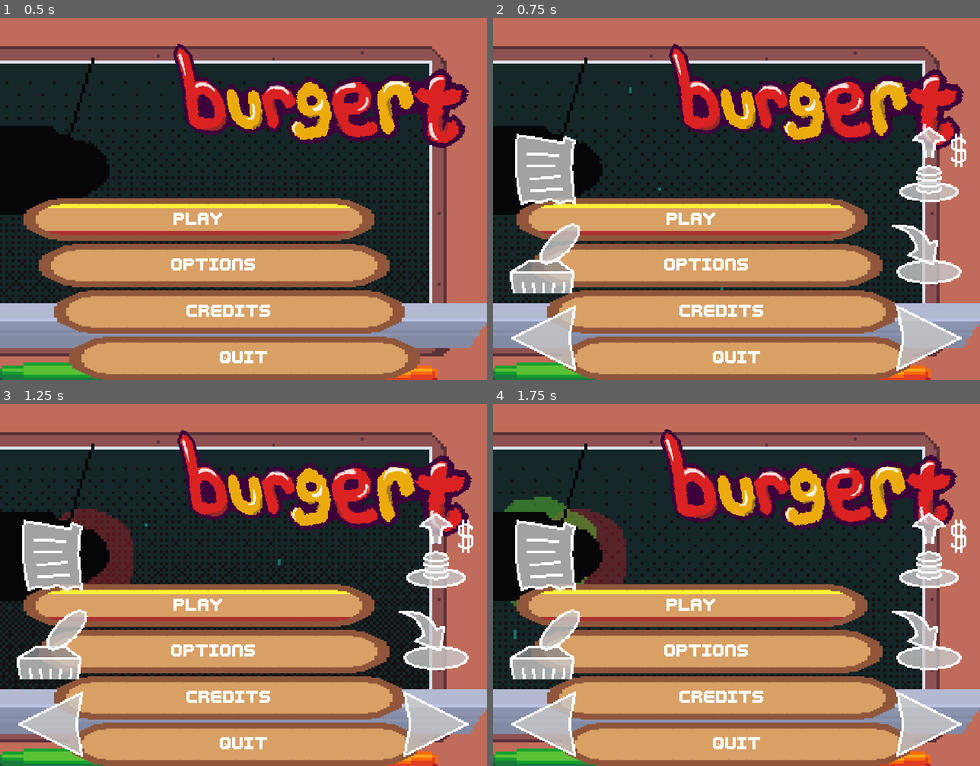
Above: before the commit, frames 1-4 (two rows, left to right).
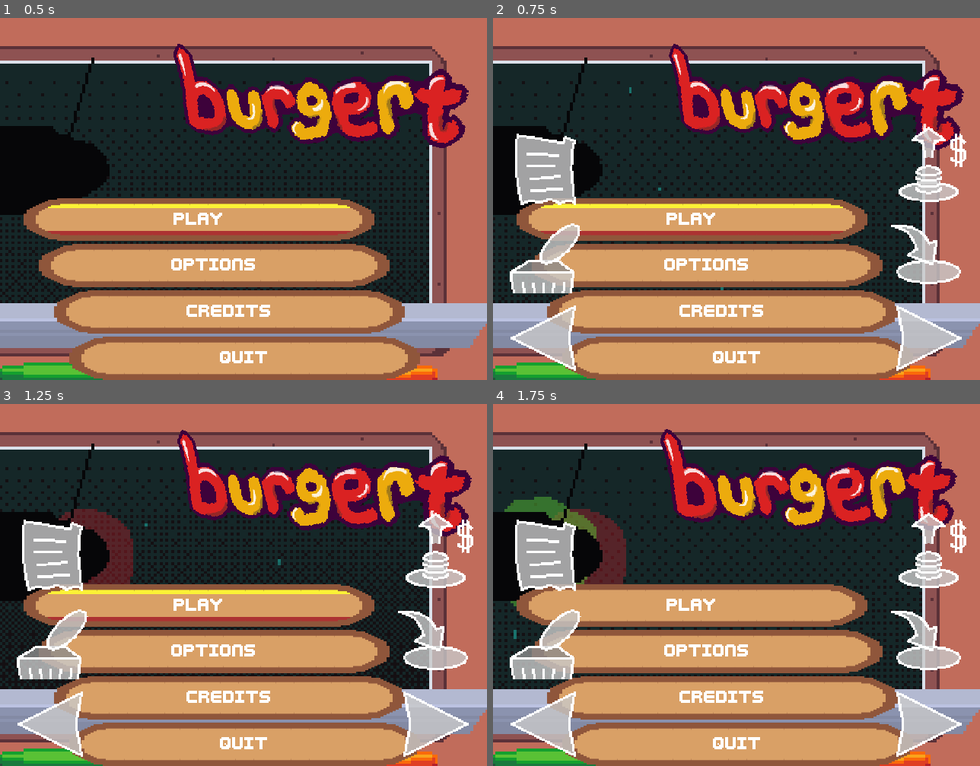
Above: after the commit, the same moments.

Repository: LettucePie/burgert
Game: Godot game, scene res://scenes/play.tscn
Two runs of this game, one before a commit and one after it. Both use one fixed random seed, a clock stepped at 60 frames per second and the inputs below. Sound files missing from this copy of the repository are replaced by a short silence.
Inputs (mouse positions are in pixels of both pictures, inside the frame that each line leads up to):
- Up to frame 1 (0.5 s): no input
- Up to frame 2 (0.75 s): click "Play" at 0.5 s
- Up to frame 3 (1.25 s): no input
- Up to frame 4 (1.75 s): click (541, 552) at 1.27 s

Frame 1 is identical in both runs. In frame 2, 0.2% of the frame differs, in the area x 3-98%, y 30-98%; in frame 3, 0.2%; in frame 4, 1.6%.

Commit message:
losing my mind trying to push events from gui to game

Diff:
--- a/scenes/game_container.gd
+++ b/scenes/game_container.gd
@@ -1,9 +1,10 @@
 extends Control
 class_name GameContainer
 
+var play : Play
 @export var portal : SubViewport
 @export var render : TextureRect
-@export var touch_controls : Control
+@export var touch_controls : TouchInputs
 @export var touch_gui_lifetime : float = 6.0
 @export var touch_gui_lifetime_curve : Curve
 var last_touch_time : int = 0
@@ -11,6 +12,7 @@
 
 func adopt(game : Play, root : Window):
 	print("Game Container adopting Play/Game: ", game, " with root of: ", root)
+	play = game
 	var mus_progress : float = game.music.get_playback_position()
 	root.remove_child(game)
 	portal.add_child(game)
@@ -20,6 +22,7 @@
 	root.handle_input_locally = false
 	portal.handle_input_locally = true
 	game.main_menu.refocus()
+	touch_controls.pushed_event.connect(game.touch_controls_input)
 	rescale()
 
 
--- a/scenes/game_container.tscn
+++ b/scenes/game_container.tscn
@@ -1,7 +1,7 @@
 [gd_scene load_steps=5 format=3 uid="uid://rsgcpc7pk037"]
 
-[ext_resource type="PackedScene" uid="uid://0fsnbio1axqf" path="res://scenes/ui/touch_input.tscn" id="1_1vfml"]
 [ext_resource type="Script" path="res://scenes/game_container.gd" id="1_nekdu"]
+[ext_resource type="PackedScene" uid="uid://0fsnbio1axqf" path="res://scenes/ui/touch_inputs.tscn" id="2_wff6q"]
 
 [sub_resource type="Curve" id="Curve_c8uva"]
 _data = [Vector2(0.746622, 1), 0.0, 0.0, 0, 0, Vector2(1, 0), 0.0, 0.0, 0, 0]
@@ -22,7 +22,7 @@
 script = ExtResource("1_nekdu")
 portal = NodePath("GameWorldPort")
 render = NodePath("GameWorldRender")
-touch_controls = NodePath("TouchInput")
+touch_controls = NodePath("TouchInputs")
 touch_gui_lifetime_curve = SubResource("Curve_c8uva")
 
 [node name="ColorRect" type="ColorRect" parent="."]
@@ -59,7 +59,8 @@
 mouse_filter = 0
 texture = SubResource("ViewportTexture_416yf")
 
-[node name="TouchInput" parent="." instance=ExtResource("1_1vfml")]
+[node name="TouchInputs" parent="." instance=ExtResource("2_wff6q")]
+process_priority = -1
 layout_mode = 1
 mouse_filter = 2
 
--- a/scenes/play.gd
+++ b/scenes/play.gd
@@ -224,3 +224,10 @@
 		InputMap.action_add_event(cancel_target, ie)
 		if cancel_target == "confirm":
 			InputMap.action_add_event("ui_accept", ie)
+
+
+func touch_controls_input(event):
+	print("Play recieved input event: ", event)
+	#print(is_processing_unhandled_input())
+	set_process_unhandled_input(true)
+	Input.parse_input_event(event)
--- a/scenes/ui/touch_input.tscn
+++ /dev/null
@@ -1,80 +0,0 @@
-[gd_scene load_steps=7 format=3 uid="uid://0fsnbio1axqf"]
-
-[ext_resource type="Texture2D" uid="uid://bt66r43jvigyd" path="res://assets/images/ui/view_order_gui.png" id="1_y8cnf"]
-[ext_resource type="Texture2D" uid="uid://o0a8mc3idhin" path="res://assets/images/ui/trash_sandwhich_gui.png" id="2_3sck6"]
-[ext_resource type="Texture2D" uid="uid://capmpj6qs8lqi" path="res://assets/images/ui/arrow_left_gui.png" id="3_pavhl"]
-[ext_resource type="Texture2D" uid="uid://cwg0uprqg21ri" path="res://assets/images/ui/send_sandwhich_gui.png" id="4_iqoyf"]
-[ext_resource type="Texture2D" uid="uid://bpvglfwnrk7pf" path="res://assets/images/ui/add_ingredient_gui.png" id="5_2dodl"]
-[ext_resource type="Texture2D" uid="uid://ccfyv375hycm3" path="res://assets/images/ui/arrow_right_gui.png" id="6_1n8e5"]
-
-[node name="TouchInput" type="Control"]
-layout_mode = 3
-anchors_preset = 15
-anchor_right = 1.0
-anchor_bottom = 1.0
-grow_horizontal = 2
-grow_vertical = 2
-mouse_filter = 1
-
-[node name="HBoxContainer" type="HBoxContainer" parent="."]
-texture_filter = 1
-layout_mode = 1
-anchors_preset = -1
-anchor_top = 0.3
-anchor_right = 1.0
-anchor_bottom = 1.0
-grow_horizontal = 2
-grow_vertical = 2
-mouse_filter = 2
-
-[node name="LeftEdge" type="VBoxContainer" parent="HBoxContainer"]
-layout_mode = 2
-size_flags_horizontal = 3
-alignment = 2
-
-[node name="ViewOrder" type="TextureRect" parent="HBoxContainer/LeftEdge"]
-layout_mode = 2
-size_flags_vertical = 3
-texture = ExtResource("1_y8cnf")
-stretch_mode = 5
-
-[node name="TrashSandwhich" type="TextureRect" parent="HBoxContainer/LeftEdge"]
-layout_mode = 2
-size_flags_vertical = 3
-texture = ExtResource("2_3sck6")
-stretch_mode = 5
-
-[node name="LeftArrow" type="TextureRect" parent="HBoxContainer/LeftEdge"]
-layout_mode = 2
-size_flags_vertical = 3
-texture = ExtResource("3_pavhl")
-stretch_mode = 5
-
-[node name="Fill" type="Control" parent="HBoxContainer"]
-layout_mode = 2
-size_flags_horizontal = 3
-size_flags_stretch_ratio = 2.73
-mouse_filter = 2
-
-[node name="RightEdge" type="VBoxContainer" parent="HBoxContainer"]
-layout_mode = 2
-size_flags_horizontal = 3
-alignment = 2
-
-[node name="SendSandwhich" type="TextureRect" parent="HBoxContainer/RightEdge"]
-layout_mode = 2
-size_flags_vertical = 3
-texture = ExtResource("4_iqoyf")
-stretch_mode = 5
-
-[node name="AddIngredient" type="TextureRect" parent="HBoxContainer/RightEdge"]
-layout_mode = 2
-size_flags_vertical = 3
-texture = ExtResource("5_2dodl")
-stretch_mode = 5
-
-[node name="RightArrow" type="TextureRect" parent="HBoxContainer/RightEdge"]
-layout_mode = 2
-size_flags_vertical = 3
-texture = ExtResource("6_1n8e5")
-stretch_mode = 5
--- /dev/null
+++ b/scenes/ui/touch_inputs.gd
@@ -0,0 +1,70 @@
+extends Control
+class_name TouchInputs
+
+signal pushed_event(e)
+
+@export var hold_buttons : Array[Button]
+@export var release_buttons : Array[Button]
+
+var left_held : bool = false
+var right_held : bool = false
+var trash_held : bool = false
+
+# Called when the node enters the scene tree for the first time.
+func _ready():
+	for hb in hold_buttons:
+		hb.pressed.connect(_button_held.bind(hb))
+	for rb in release_buttons:
+		rb.button_up.connect(_button_released.bind(rb))
+
+
+# Called every frame. 'delta' is the elapsed time since the previous frame.
+func _process(delta):
+	if left_held or right_held or trash_held:
+		var new_event : InputEventKey = InputEventKey.new()
+		var new_action : InputEventAction = InputEventAction.new()
+		new_event.pressed = true
+		new_action.pressed = true
+		if left_held:
+			new_event.keycode = KEY_LEFT
+			new_action.action = "left"
+		if right_held:
+			new_event.keycode = KEY_RIGHT
+			new_action.action = "right"
+		if trash_held:
+			new_event.keycode = KEY_X
+			new_action.action = "cancel"
+		Input.parse_input_event(new_event)
+		Input.parse_input_event(new_action)
+		#emit_signal("pushed_event", new_event)
+		#emit_signal("pushed_event", new_action)
+
+
+func _button_held(b):
+	print("GUIBUTTON Held: ", b)
+	left_held = b.name == "LeftArrow"
+	right_held = b.name == "RightArrow"
+	trash_held = b.name == "TrashSandwhich"
+
+
+func _button_released(b):
+	print("GUIBUTTON Released: ", b)
+	var new_event : InputEventKey = InputEventKey.new()
+	new_event.pressed = true
+	if b.name == "ViewOrder":
+		new_event.keycode = KEY_C
+	if b.name == "TrashSandwhich":
+		new_event.keycode = KEY_X
+		trash_held = false
+	if b.name == "SendSandwhich":
+		new_event.keycode = KEY_UP
+	if b.name == "AddIngredient":
+		new_event.keycode = KEY_Z
+	if b.name == "LeftArrow":
+		new_event.keycode = KEY_LEFT
+		left_held = false
+	if b.name == "RightArrow":
+		new_event.keycode = KEY_RIGHT
+		right_held = false
+	Input.parse_input_event(new_event)
+	#emit_signal("pushed_event", new_event)
--- /dev/null
+++ b/scenes/ui/touch_inputs.tscn
@@ -0,0 +1,111 @@
+[gd_scene load_steps=14 format=3 uid="uid://0fsnbio1axqf"]
+
+[ext_resource type="Script" path="res://scenes/ui/touch_inputs.gd" id="1_37wk1"]
+[ext_resource type="Texture2D" uid="uid://bt66r43jvigyd" path="res://assets/images/ui/view_order_gui.png" id="2_mit08"]
+[ext_resource type="Texture2D" uid="uid://o0a8mc3idhin" path="res://assets/images/ui/trash_sandwhich_gui.png" id="3_puvvy"]
+[ext_resource type="Texture2D" uid="uid://capmpj6qs8lqi" path="res://assets/images/ui/arrow_left_gui.png" id="4_1ywls"]
+[ext_resource type="Texture2D" uid="uid://cwg0uprqg21ri" path="res://assets/images/ui/send_sandwhich_gui.png" id="5_e8a4x"]
+[ext_resource type="Texture2D" uid="uid://bpvglfwnrk7pf" path="res://assets/images/ui/add_ingredient_gui.png" id="6_v0pqa"]
+[ext_resource type="Texture2D" uid="uid://ccfyv375hycm3" path="res://assets/images/ui/arrow_right_gui.png" id="7_yihio"]
+
+[sub_resource type="StyleBoxEmpty" id="StyleBoxEmpty_2mx1r"]
+
+[sub_resource type="StyleBoxEmpty" id="StyleBoxEmpty_tsc1x"]
+
+[sub_resource type="StyleBoxEmpty" id="StyleBoxEmpty_2dvx0"]
+
+[sub_resource type="StyleBoxEmpty" id="StyleBoxEmpty_7ix6f"]
+
+[sub_resource type="StyleBoxEmpty" id="StyleBoxEmpty_inylb"]
+
+[sub_resource type="Theme" id="Theme_tq5g7"]
+Button/styles/disabled = SubResource("StyleBoxEmpty_2mx1r")
+Button/styles/focus = SubResource("StyleBoxEmpty_tsc1x")
+Button/styles/hover = SubResource("StyleBoxEmpty_2dvx0")
+Button/styles/normal = SubResource("StyleBoxEmpty_7ix6f")
+Button/styles/pressed = SubResource("StyleBoxEmpty_inylb")
+
+[node name="TouchInputs" type="Control" node_paths=PackedStringArray("hold_buttons", "release_buttons")]
+layout_mode = 3
+anchors_preset = 15
+anchor_right = 1.0
+anchor_bottom = 1.0
+grow_horizontal = 2
+grow_vertical = 2
+mouse_filter = 1
+theme = SubResource("Theme_tq5g7")
+script = ExtResource("1_37wk1")
+hold_buttons = [NodePath("HBoxContainer/LeftEdge/LeftArrow"), NodePath("HBoxContainer/RightEdge/RightArrow"), NodePath("HBoxContainer/LeftEdge/TrashSandwhich")]
+release_buttons = [NodePath("HBoxContainer/LeftEdge/ViewOrder"), NodePath("HBoxContainer/RightEdge/SendSandwhich"), NodePath("HBoxContainer/RightEdge/AddIngredient"), NodePath("HBoxContainer/LeftEdge/TrashSandwhich"), NodePath("HBoxContainer/LeftEdge/LeftArrow"), NodePath("HBoxContainer/RightEdge/RightArrow")]
+
+[node name="HBoxContainer" type="HBoxContainer" parent="."]
+texture_filter = 1
+layout_mode = 1
+anchors_preset = -1
+anchor_top = 0.3
+anchor_right = 1.0
+anchor_bottom = 1.0
+grow_horizontal = 2
+grow_vertical = 2
+mouse_filter = 2
+
+[node name="LeftEdge" type="VBoxContainer" parent="HBoxContainer"]
+layout_mode = 2
+size_flags_horizontal = 3
+alignment = 2
+
+[node name="ViewOrder" type="Button" parent="HBoxContainer/LeftEdge"]
+layout_mode = 2
+size_flags_vertical = 3
+icon = ExtResource("2_mit08")
+icon_alignment = 1
+expand_icon = true
+
+[node name="TrashSandwhich" type="Button" parent="HBoxContainer/LeftEdge"]
+layout_mode = 2
+size_flags_vertical = 3
+action_mode = 0
+icon = ExtResource("3_puvvy")
+icon_alignment = 1
+expand_icon = true
+
+[node name="LeftArrow" type="Button" parent="HBoxContainer/LeftEdge"]
+layout_mode = 2
+size_flags_vertical = 3
+action_mode = 0
+icon = ExtResource("4_1ywls")
+icon_alignment = 1
+expand_icon = true
+
+[node name="Fill" type="Control" parent="HBoxContainer"]
+layout_mode = 2
+size_flags_horizontal = 3
+size_flags_stretch_ratio = 2.73
+mouse_filter = 2
+
+[node name="RightEdge" type="VBoxContainer" parent="HBoxContainer"]
+layout_mode = 2
+size_flags_horizontal = 3
+alignment = 2
+
+[node name="SendSandwhich" type="Button" parent="HBoxContainer/RightEdge"]
+layout_mode = 2
+size_flags_vertical = 3
+icon = ExtResource("5_e8a4x")
+icon_alignment = 1
+expand_icon = true
+
+[node name="AddIngredient" type="Button" parent="HBoxContainer/RightEdge"]
+layout_mode = 2
+size_flags_vertical = 3
+icon = ExtResource("6_v0pqa")
+icon_alignment = 1
+expand_icon = true
+
+[node name="RightArrow" type="Button" parent="HBoxContainer/RightEdge"]
+layout_mode = 2
+size_flags_vertical = 3
+action_mode = 0
+icon = ExtResource("7_yihio")
+icon_alignment = 1
+expand_icon = true
